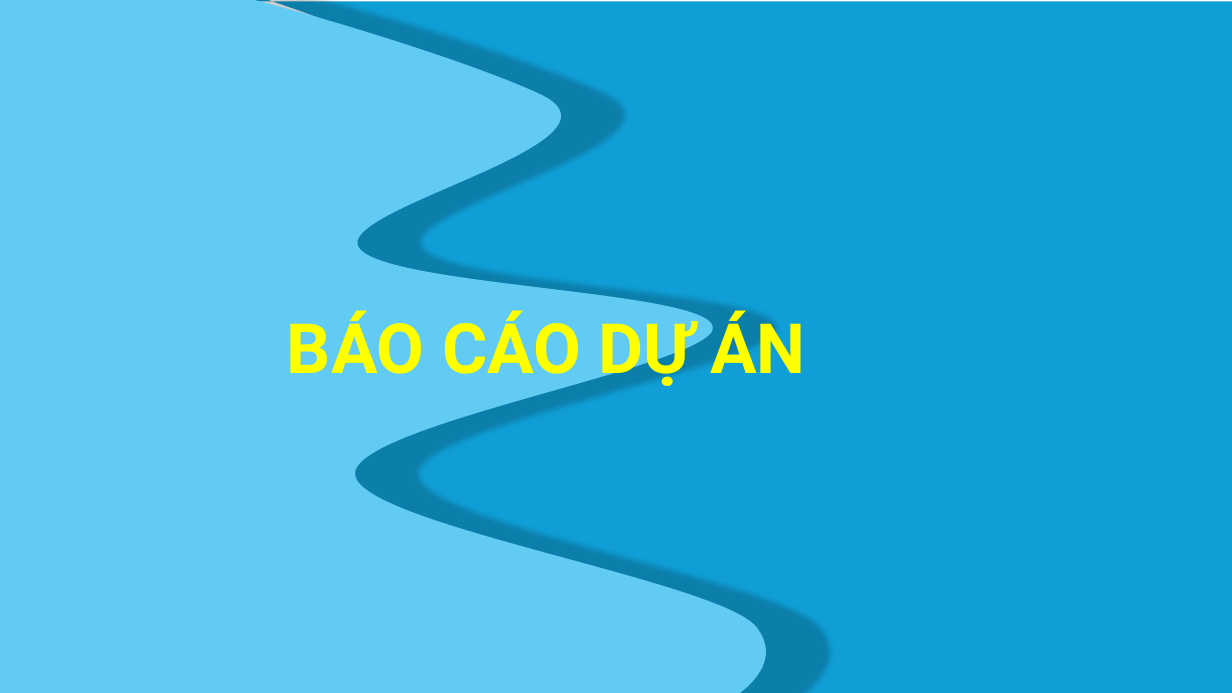
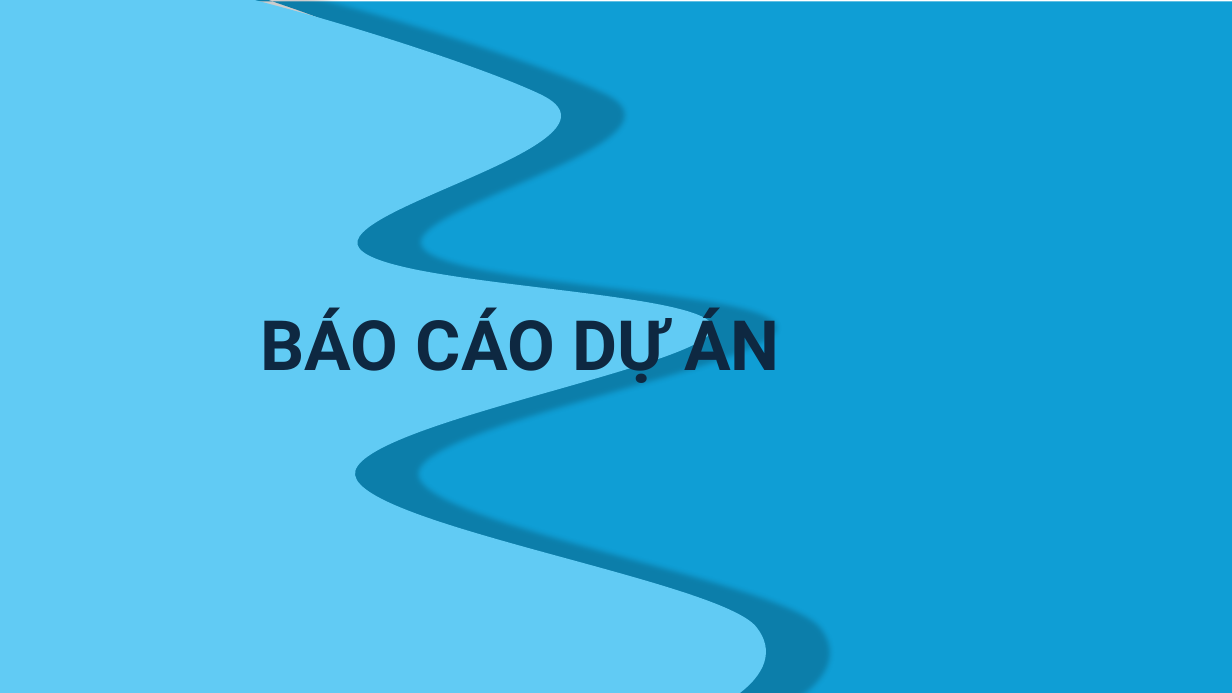
Before and after one commit to Dat-B2605337/project, a slide deck: slide 1 of BaoCao_Nhom_SS3CongCuChatbotAI.pptx. Drawn at 1232x693 pixels with LibreOffice and Linux fonts; fonts in the diff are those of the drawing; background and template pictures are left out. Boxes give left, top, right and bottom in pixels: in the first picture for what was removed or moved away, otherwise in the second. Text is boxed around its words. In the diff, an @@ line names an element or a change of style, - is before the commit and + after.

```diff
--- a/BaoCao_Nhom_SS3CongCuChatbotAI.pptx
+++ b/BaoCao_Nhom_SS3CongCuChatbotAI.pptx
@@ text "BÁO CÁO DỰ ÁN": place and size @@
-text "BÁO CÁO DỰ ÁN" at (287,310,806,389)
+text "BÁO CÁO DỰ ÁN" at (261,307,780,386)
@@ text "BÁO CÁO DỰ ÁN" at (261,307,780,386): text colour #FFFF00 to #0E2841 @@
```
Also in this commit, not shown: 1 other slide changed, 3 other files.
